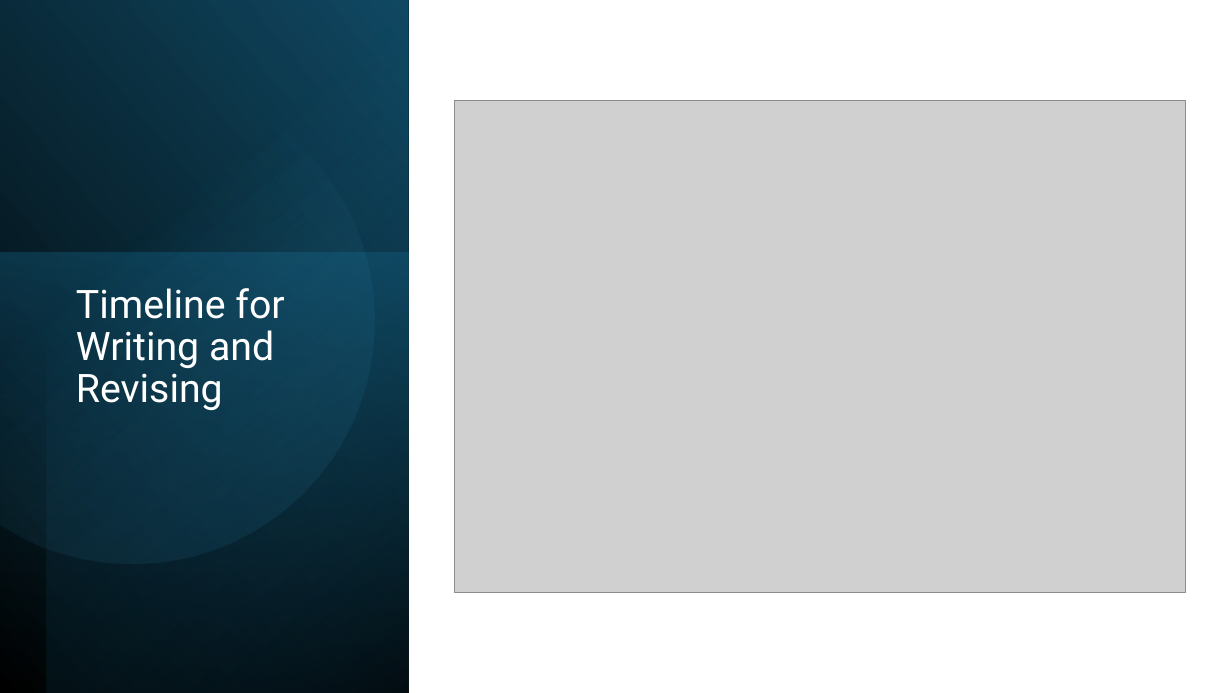
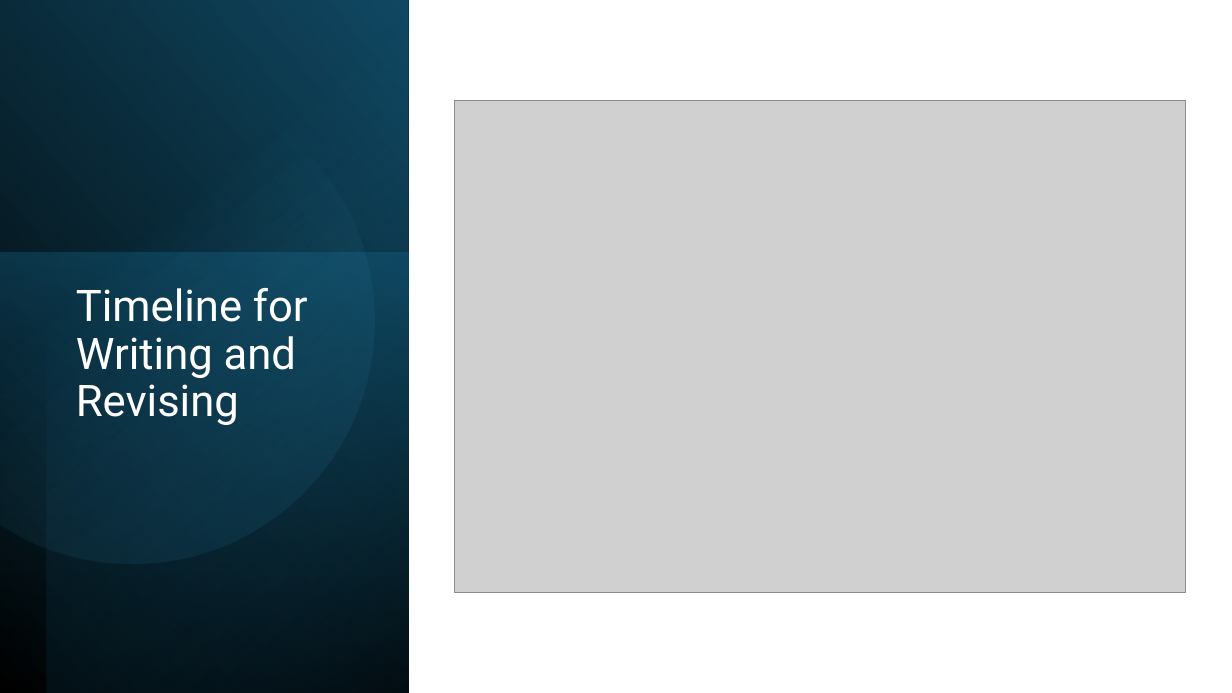
Before and after one commit to BridgesLab/FellowshipWorkshopDocuments, a slide deck: slide 2 of Documents/Slides/Training Goals.pptx. Drawn at 1232x693 pixels with LibreOffice and Linux fonts; fonts in the diff are those of the drawing; grey boxes stand for pictures. Boxes give left, top, right and bottom in pixels: in the first picture for what was removed or moved away, otherwise in the second. Text is boxed around its words. In the diff, an @@ line names an element or a change of style, - is before the commit and + after.

```diff
--- a/Documents/Slides/Training Goals.pptx
+++ b/Documents/Slides/Training Goals.pptx
@@ title "Timeline for Writing and Revising" at [67,280,358,591]: size 30.6 to 34 pt @@
```
Also in this commit, not shown: 5 other slides changed, 2 slides added, 1 slide removed, 2 other files.
